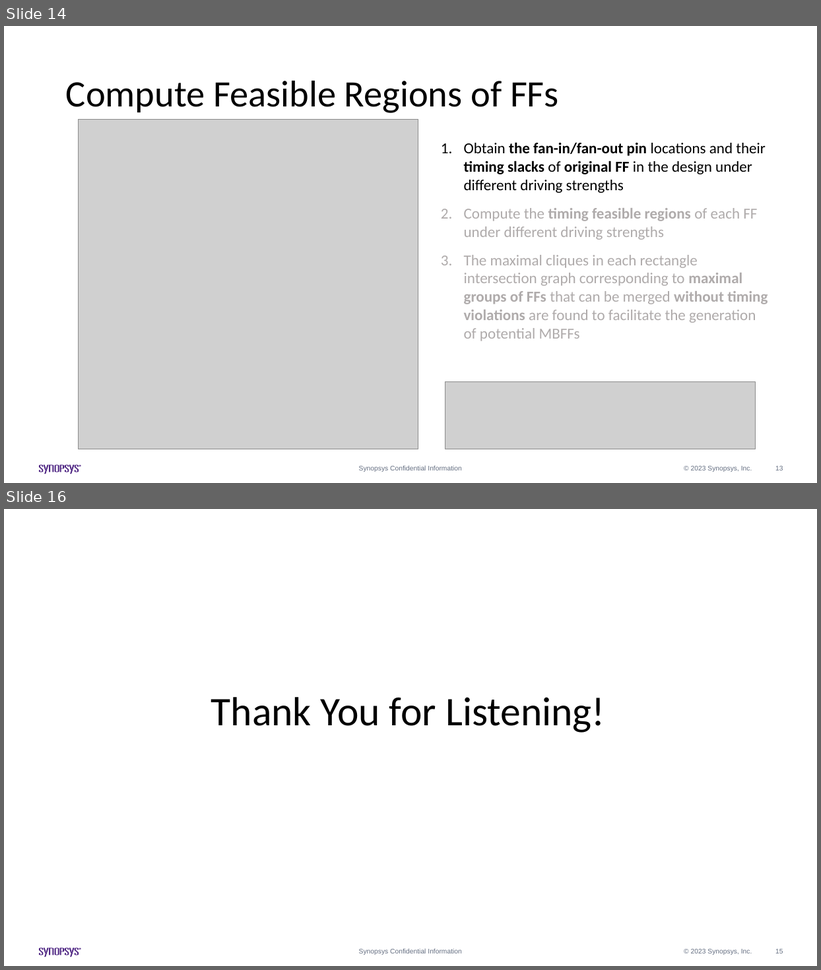
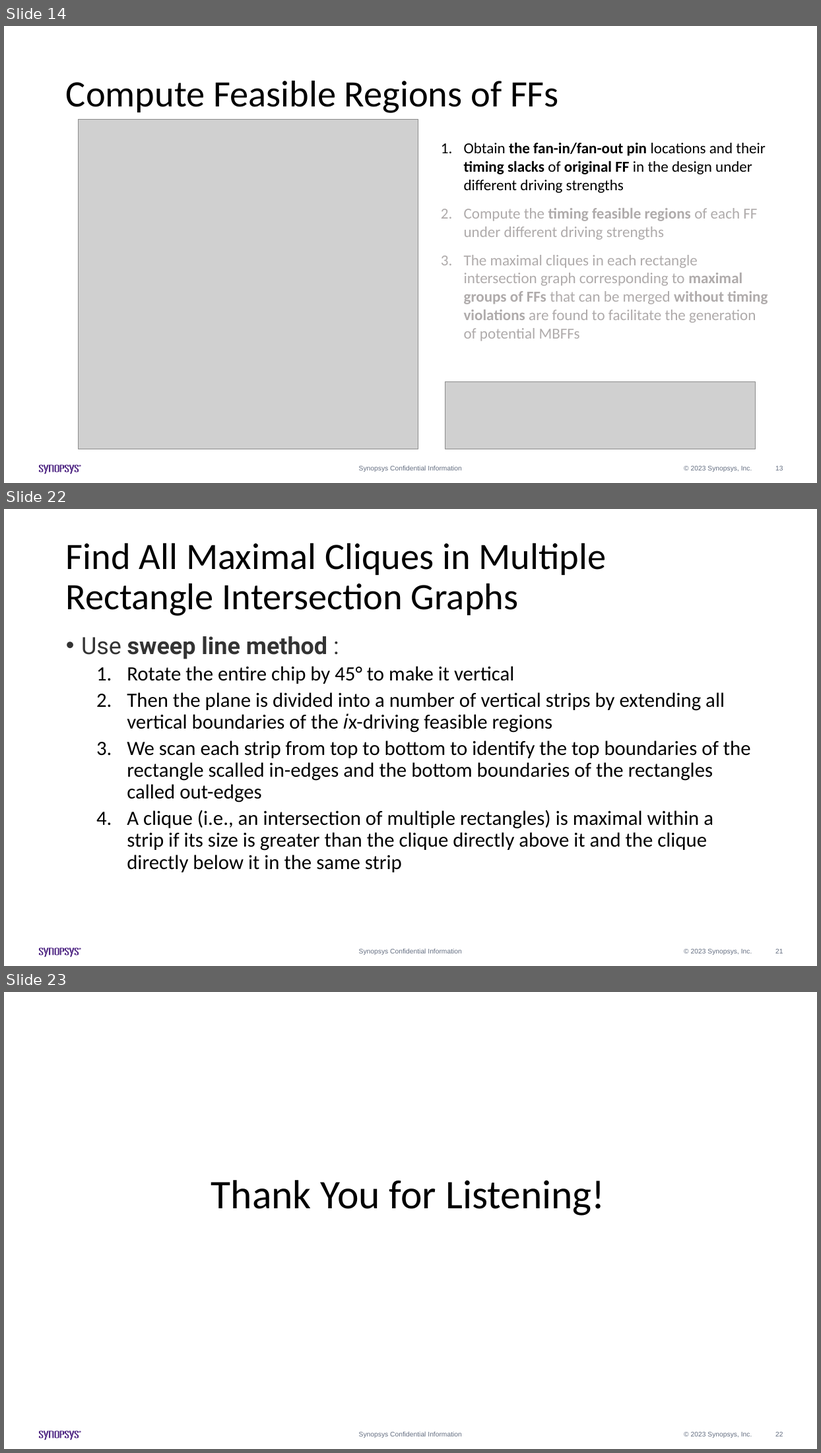
Before and after one commit to Pacific-Feng-Studuies/Studied-Papers, a slide deck: Synopsys Intern/Generation of Mixed-Driving Multi-Bit Flip-Flops for Power/Generation of Mixed-Driving Multi-Bit Flip-Flops for Power.pptx. Shown one above the other, each under a label of ours: slides 14 and 16 before the commit, slides 14, 22 and 23 after it; the slides between them are not shown. The pictures are 821x970 and 821x1453 pixels, drawn with LibreOffice and Linux fonts; fonts in the diff are those of the drawing; grey boxes stand for pictures. Boxes give left, top, right and bottom in pixels: in the first picture for what was removed or moved away, otherwise in the second. Text is boxed around its words. In the diff, an @@ line names an element or a change of style, - is before the commit and + after.

```diff
--- a/Synopsys Intern/Generation of Mixed-Driving Multi-Bit Flip-Flops for Power/Generation of Mixed-Driving Multi-Bit Flip-Flops for Power.pptx
+++ b/Synopsys Intern/Generation of Mixed-Driving Multi-Bit Flip-Flops for Power/Generation of Mixed-Driving Multi-Bit Flip-Flops for Power.pptx
@@ slide 22 added at box(4, 509, 817, 966), background #FFFFFF; not listed: 14 template elements that a slide beside it also shows @@
@@ title added at box(66, 543, 607, 616), 44 pt, text #000000 @@
+Find All Maximal Cliques in Multiple Rectangle Intersection Graphs
@@ text added at box(81, 636, 751, 873), 24 pt, text #000000 @@
+• Use sweep line method :
+  1. Rotate the entire chip by 45° to make it vertical
+  2. Then the plane is divided into a number of vertical strips by extending all vertical boundaries of the 𝑖x-driving feasible regions
+  3. We scan each strip from top to bottom to identify the top boundaries of the rectangle scalled in-edges and the bottom boundaries of the rectangles called out-edges
+  4. A clique (i.e., an intersection of multiple rectangles) is maximal within a strip if its size is greater than the clique directly above it and the clique directly below it in the same strip
@@ what was slide 16 is now slide 23 @@
@@ page number at box(776, 1432, 783, 1437): text changed @@
-15
+22
```
Also in this commit, not shown: 7 other slides added, 1 slide removed.
